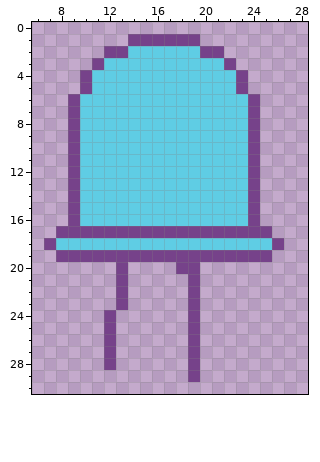
A pixel-art file gets an edit: src/assets/gui/parts/part-led.aseprite. The first picture shows the starting point.
32x32 pixels, 1 frame. Shown: x 6..28, y 0..30.
After the commit:
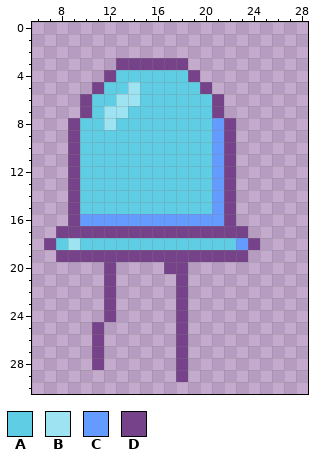
Palette (. is transparent): A #5fcde4  B #9de3f2  C #639bff  D #76428a
From old to new:
y 1: x 14..19 DDDDDD -> ......
y 2: x 12..21 DDAAAAAADD -> ..........
y 3: x 11..22 DAAAAAAAAAAD -> ..DDDDDD....
y 4: x 10..12 DAA -> ..D; x 19..23 AAAAD -> D....
y 5: x 10..11 DA -> .D; x 14 A -> B; x 20..23 AAAD -> D...
y 6: x 9..10 DA -> .D; x 13..14 AA -> BB; x 21..24 AAAD -> D...
y 7: x 9..10 DA -> .D; x 12..13 AA -> BB; x 21..24 AAAD -> D...
y 8: x 12 A -> B; x 21..24 AAAD -> CD..
y 9..15: x 21..24 AAAD -> CD..
y 16: x 10..24 AAAAAAAAAAAAAAD -> CCCCCCCCCCCCD..
y 17: x 24..25 DD -> ..
y 18: x 9 A -> B; x 23..26 AAAD -> CD..
y 19: x 24..25 DD -> ..
y 20: x 12..13 .D -> D.; x 17 . -> D; x 19 D -> .
y 21..23: x 12..13 .D -> D.; x 18..19 .D -> D.
y 24: x 18..19 .D -> D.
y 25..28: x 11..12 .D -> D.; x 18..19 .D -> D.
y 29: x 18..19 .D -> D.
Where, in picture pixels (left, top, right, bottom), the same in both pictures:
changed: (68, 34, 284, 382)
